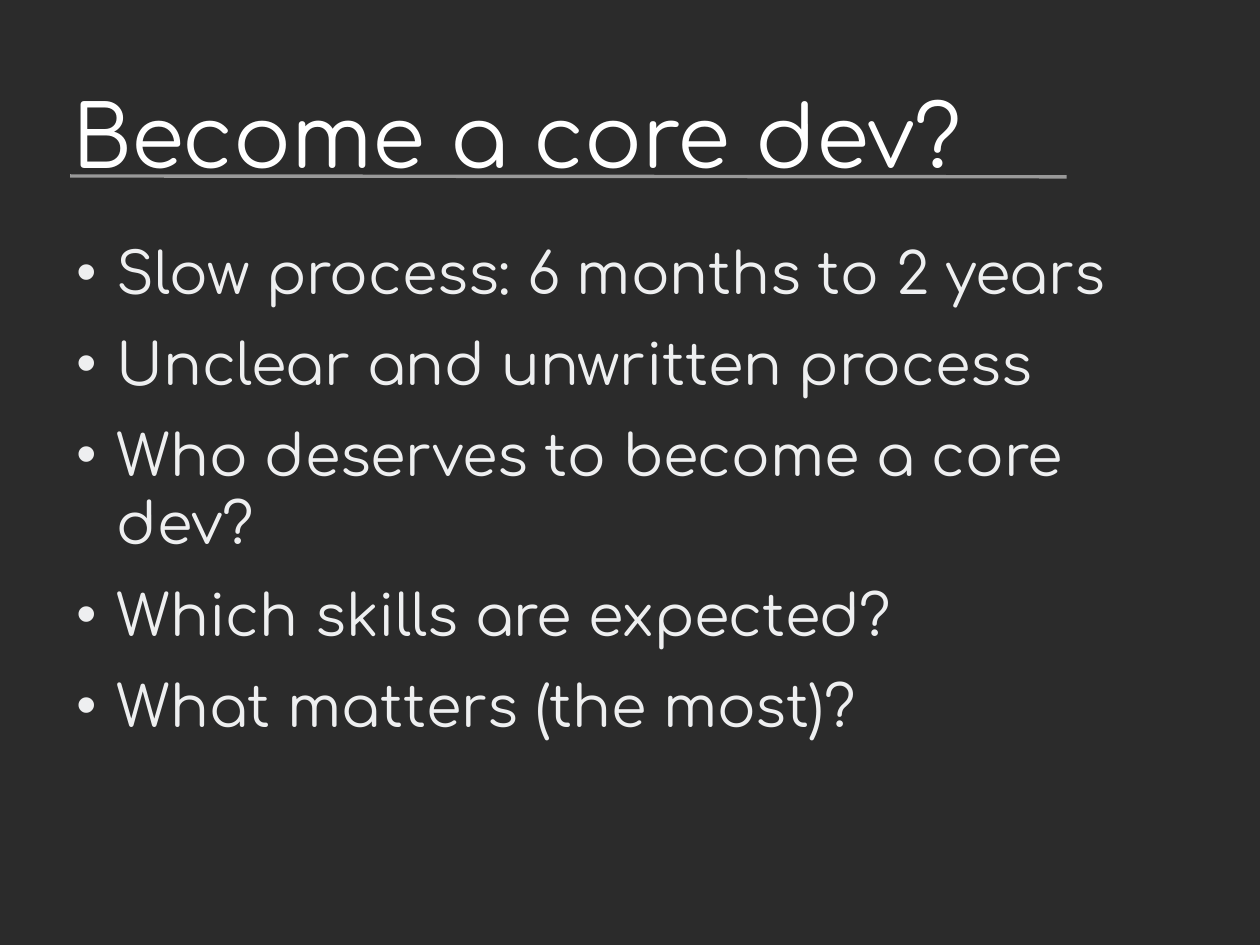
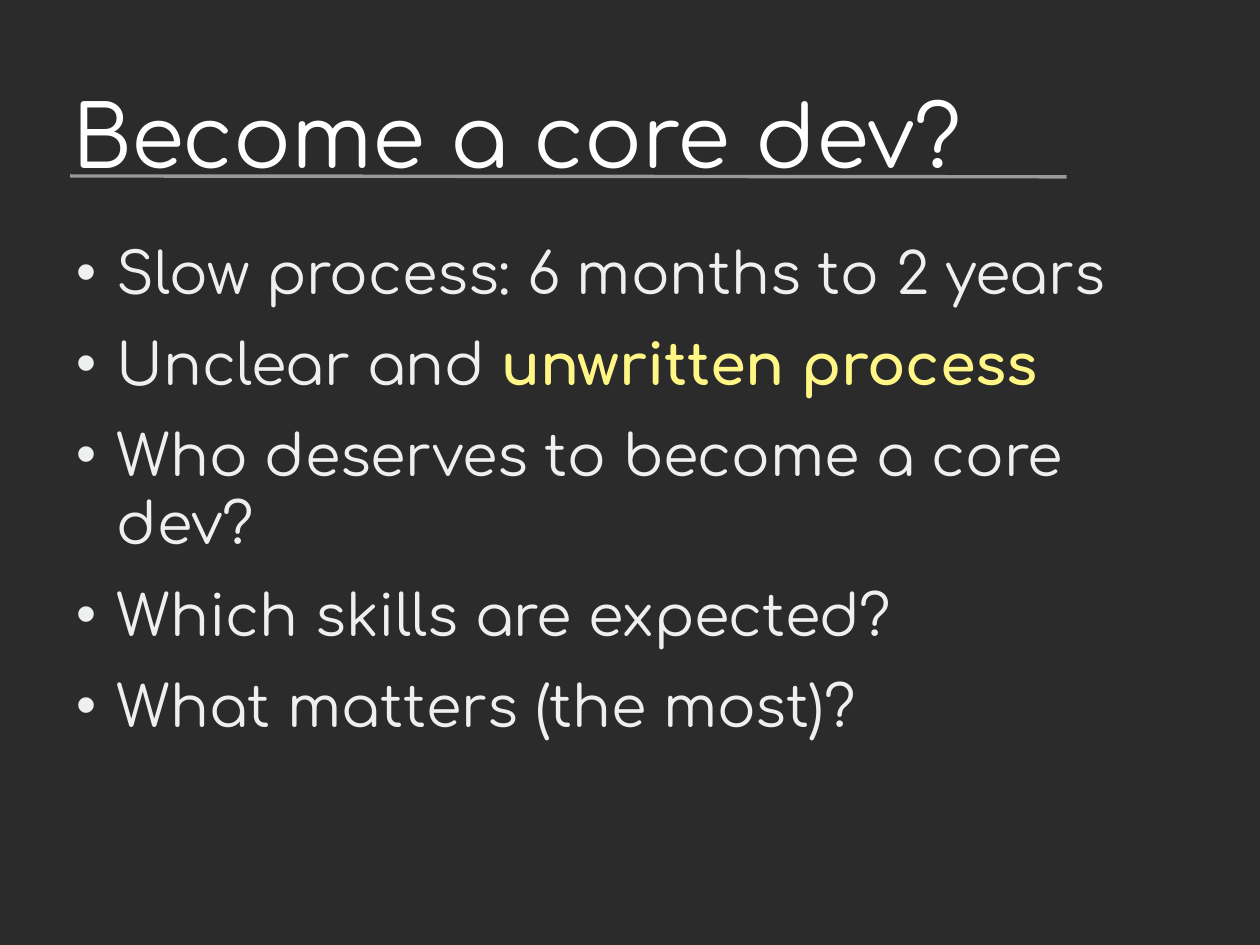
Before and after one commit to vstinner/talks, a slide deck: slide 4 of 2018-PyconUS/contributors.odp (slide 3 before the commit). Drawn at 1260x945 pixels with LibreOffice and Linux fonts; fonts in the diff are those of the drawing; background and template pictures are left out; a plain dark background stands for a picture behind light text. Boxes give left, top, right and bottom in pixels: in the first picture for what was removed or moved away, otherwise in the second. Text is boxed around its words. In the diff, an @@ line names an element or a change of style, - is before the commit and + after.

```diff
--- a/2018-PyconUS/contributors.odp
+++ b/2018-PyconUS/contributors.odp
@@ text at (117, 340, 1038, 399): text colour #EEEFF0 to #FFF685, bold on in "unwritten process" @@
```
Also in this commit, not shown: 4 other slides changed, 2 slides added, 3 other files.
